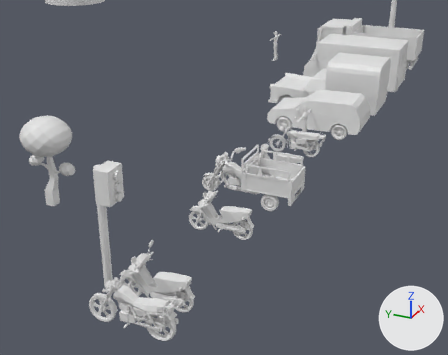
A saved change to the glTF model public/models.glb.
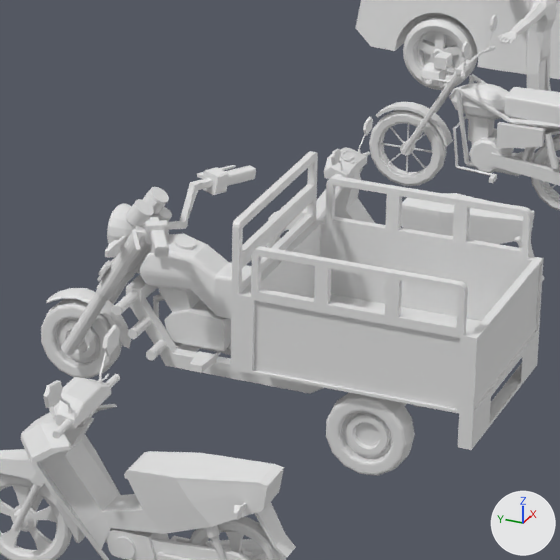
Old and new are each drawn from a 50 mm camera at (-25.9, -6.53, 8.95) aimed at (-9.59, 0.82, 0.79) and again close up on the part from 43% to 69% of the width and 32% to 64% of the height. Arrows for +X, +Y and +Z are at lower right; the lights stay in place. The first two pictures are the older version. Where no turn or scale is listed for an object, it has been applied to the vertices. Vertices at exactly the same position are counted once.

In view in the first close-up: 'Cube', 'bike_1_Carrosserie', 'bike_2_Body', 'bike_2_Wheel_Front', 'car_1_Body', 'car_1_Wheel_FL', 'moto_1_body', 'moto_1_wheel_1', 'tricycle_1_Body', 'tricycle_1_Direction', 'tricycle_1_Wheel_Front', 'tricycle_1_Wheel_Rear' and 7 more.
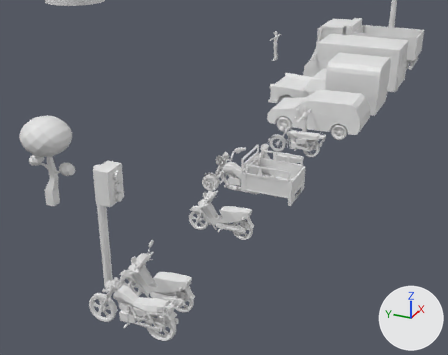
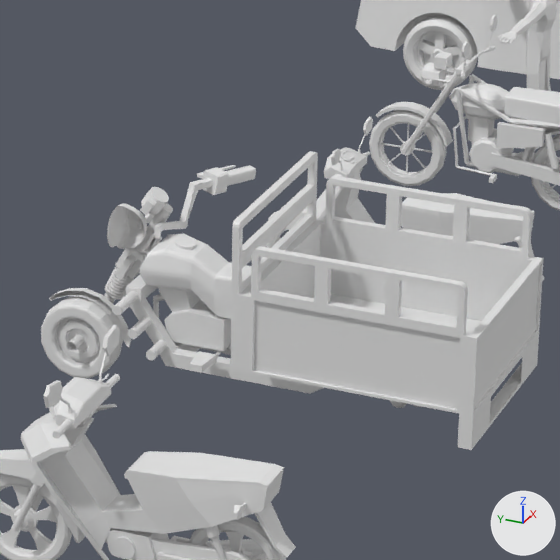
Location of each change, (x1, y1, x2, y2) in pixels of the close-ups (560 x 560 px):
'tricycle_1_Direction', reshaped: before (46, 165, 256, 355); after (49, 165, 256, 348)
'tricycle_1_Wheel_Rear', reshaped (mostly hidden afterwards): before (326, 393, 422, 476); after (390, 400, 422, 408)
part 1 of me_tricycle_1_direction, added: after (104, 203, 173, 304)
part 2 of me_tricycle_1_direction, added: after (115, 247, 147, 279)
part 3 of me_tricycle_1_direction, deleted: before (61, 225, 146, 355)
part 4 of me_tricycle_1_direction, deleted: before (105, 236, 126, 258)
part 5 of me_tricycle_1_direction, deleted: before (132, 230, 146, 251)
part 6 of me_tricycle_1_direction, cut back: before (46, 199, 172, 348); after (105, 234, 161, 299)
part 7 of me_tricycle_1_wheel_rear, deleted: before (326, 393, 415, 476)

What changed in the scene script:
```text
Change me_tricycle_1_direction:
    used by ob_tricycle_1_direction; location = (-9.139, 0.881, 1.041)
    remove me_tricycle_1_direction.from_pydata(...)  # 1077 vertices, 2050 faces; spans x -0.79..0.79, y -0.34..0.87, z -0.81..0.41
    add me_tricycle_1_direction.from_pydata(...)  # 5253 vertices, 10335 faces; spans x 0.0..0.79, y -0.34..0.87, z -0.85..0.41
    me_tricycle_1_direction part 1: a new loose piece of 75 vertices spanning x 0.1..0.23, y 0.03..0.72, z -0.85..0.25
    me_tricycle_1_direction part 2: a new loose piece of 36 vertices spanning x 0.0..0.24, y 0.21..0.42, z -0.3..-0.08
    me_tricycle_1_direction part 3: the loose piece of 60 vertices spanning x -0.22..-0.11, y 0.04..0.7, z -0.81..0.22 is deleted
    me_tricycle_1_direction part 4: the loose piece of 28 vertices spanning x -0.42..-0.1, y 0.21..0.25, z 0.05..0.13 is deleted
    me_tricycle_1_direction part 5: the loose piece of 16 vertices spanning x -0.79..-0.5, y -0.17..0.01, z 0.32..0.35 is deleted
    me_tricycle_1_direction part 6: 2 vertices moved within x 0.11..0.14, y 0.33..0.4, z -0.33..-0.29; 444 vertices removed from x -0.77..0.23, y -0.34..0.86, z -0.81..0.41; 4643 vertices added at x 0.0..0.24, y 0.11..0.52, z -0.49..-0.02
    other edits to the shape of me_tricycle_1_direction do not show in these pictures
Change me_tricycle_1_wheel_rear:
    used by ob_tricycle_1_wheel_rear; location = (-9.139, -0.773, 0.285)
    remove me_tricycle_1_wheel_rear.from_pydata(...)  # 1050 vertices, 2062 faces; spans x -0.624..0.624, y -0.286..0.28, z -0.285..0.285
    add me_tricycle_1_wheel_rear.from_pydata(...)  # 540 vertices, 1046 faces; spans x 0.0..0.624, y -0.286..0.28, z -0.285..0.285
    me_tricycle_1_wheel_rear part 7: the loose piece of 465 vertices spanning x -0.624..-0.439, y -0.286..0.28, z -0.285..0.285 is deleted
    other edits to the shape of me_tricycle_1_wheel_rear do not show in these pictures
```
